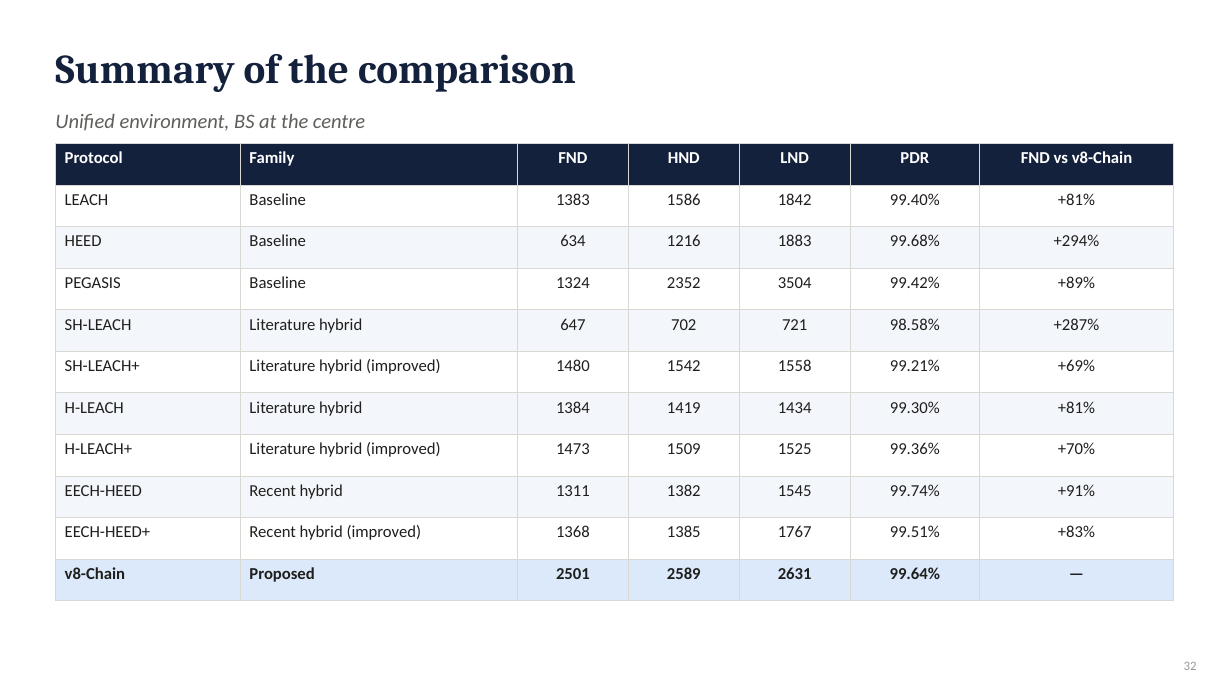
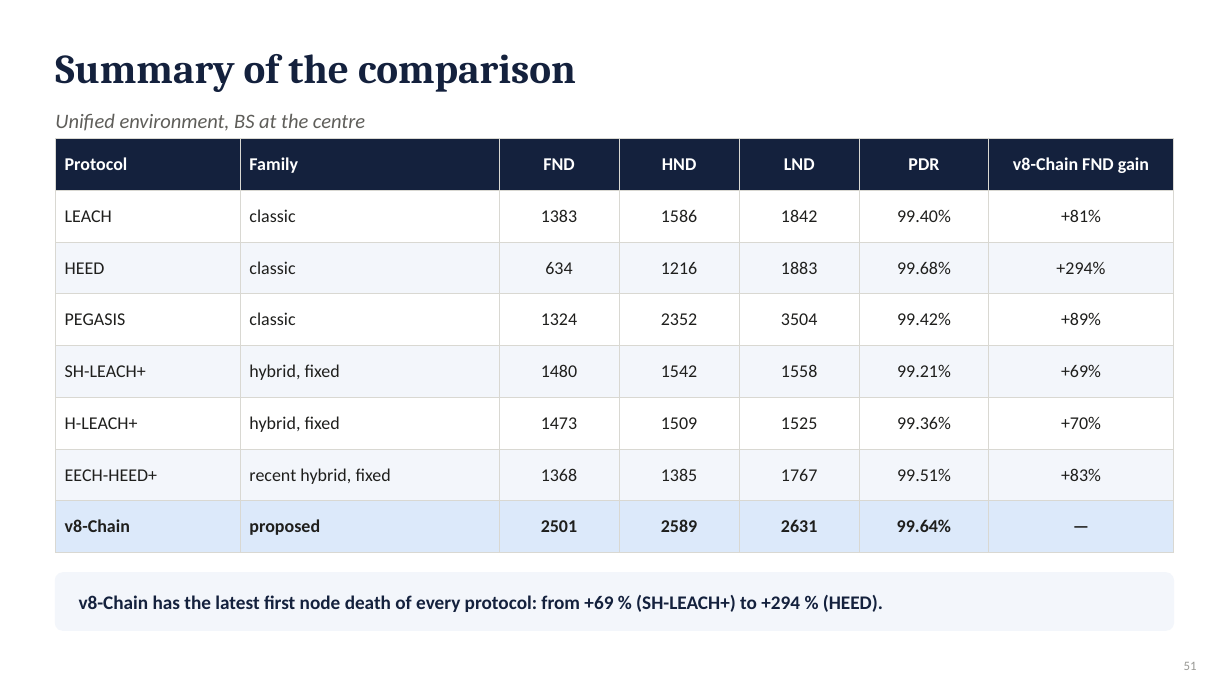
Before and after one commit to RahmaOshba/Routing-Protocols, a slide deck: slide 51 of thesis-final/Thesis_Defense_v8-Chain.pptx (slide 32 before the commit). Drawn at 1232x693 pixels with LibreOffice and Linux fonts; fonts in the diff are those of the drawing. Boxes give left, top, right and bottom in pixels: in the first picture for what was removed or moved away, otherwise in the second. Text is boxed around its words. In the diff, an @@ line names an element or a change of style, - is before the commit and + after.

```diff
--- a/thesis-final/Thesis_Defense_v8-Chain.pptx
+++ b/thesis-final/Thesis_Defense_v8-Chain.pptx
@@ table at (55, 139, 1174, 539) @@
-row 1: Protocol | Family | FND | HND | LND | PDR | FND vs v8-Chain
-row 2: LEACH | Baseline | 1383 | 1586 | 1842 | 99.40% | +81%
-row 3: HEED | Baseline | 634 | 1216 | 1883 | 99.68% | +294%
-row 4: PEGASIS | Baseline | 1324 | 2352 | 3504 | 99.42% | +89%
-row 5: SH-LEACH | Literature hybrid | 647 | 702 | 721 | 98.58% | +287%
-row 6: SH-LEACH+ | Literature hybrid (improved) | 1480 | 1542 | 1558 | 99.21% | +69%
-row 7: H-LEACH | Literature hybrid | 1384 | 1419 | 1434 | 99.30% | +81%
-row 8: H-LEACH+ | Literature hybrid (improved) | 1473 | 1509 | 1525 | 99.36% | +70%
-row 9: EECH-HEED | Recent hybrid | 1311 | 1382 | 1545 | 99.74% | +91%
-row 10: EECH-HEED+ | Recent hybrid (improved) | 1368 | 1385 | 1767 | 99.51% | +83%
-row 11: v8-Chain | Proposed | 2501 | 2589 | 2631 | 99.64% | —
+row 1: Protocol | Family | FND | HND | LND | PDR | v8-Chain FND gain
+row 2: LEACH | classic | 1383 | 1586 | 1842 | 99.40% | +81%
+row 3: HEED | classic | 634 | 1216 | 1883 | 99.68% | +294%
+row 4: PEGASIS | classic | 1324 | 2352 | 3504 | 99.42% | +89%
+row 5: SH-LEACH+ | hybrid, fixed | 1480 | 1542 | 1558 | 99.21% | +69%
+row 6: H-LEACH+ | hybrid, fixed | 1473 | 1509 | 1525 | 99.36% | +70%
+row 7: EECH-HEED+ | recent hybrid, fixed | 1368 | 1385 | 1767 | 99.51% | +83%
+row 8: v8-Chain | proposed | 2501 | 2589 | 2631 | 99.64% | —
@@ table: place and size @@
-table at (55, 143, 1174, 586)
+table at (55, 139, 1174, 539)
@@ rounded rectangle added at (55, 573, 1174, 630), fill #F3F6FB, outline #F3F6FB 1 pt @@
@@ text added at (79, 595, 883, 612), 15 pt, text #14213D, bold @@
+v8-Chain has the latest first node death of every protocol: from +69 % (SH-LEACH+) to +294 % (HEED).
@@ text at (1184, 662, 1197, 670): text changed @@
-32
+51
```
Also in this commit, not shown: 20 other slides changed, 40 slides added, 18 slides removed, 44 other files.
